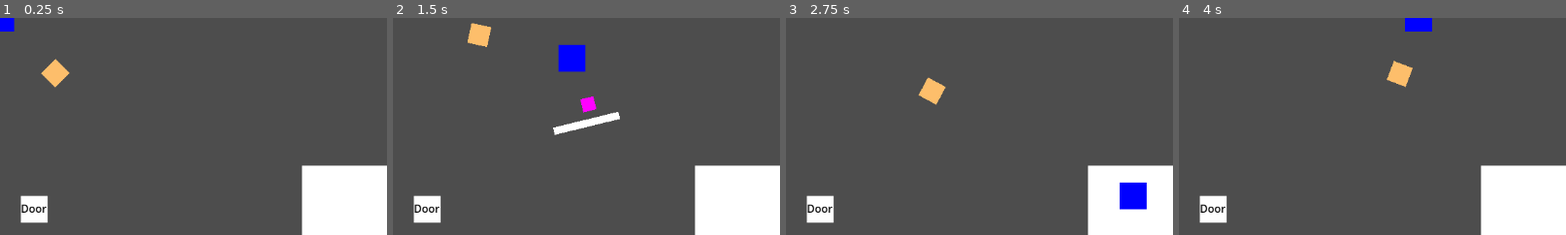
Above: before the commit, frames 1-4 (left to right).
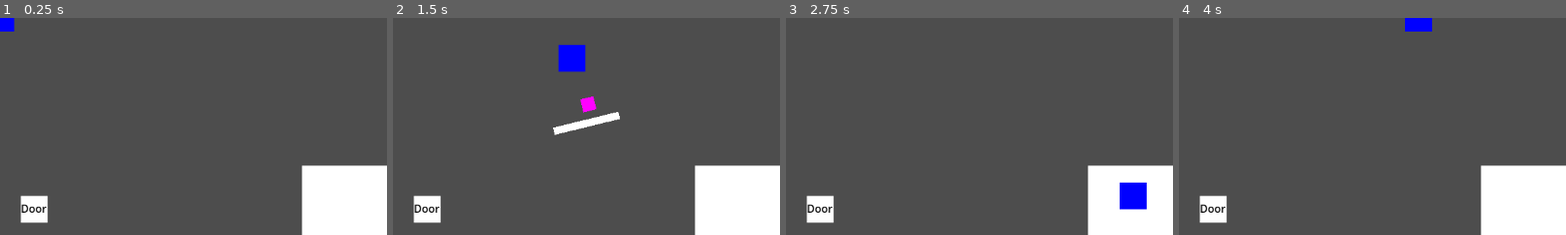
Above: after the commit, the same moments.

Repository: FlashBash21/9Lives
Game: Godot game, scene res://Scenes/Areas/world_manager.tscn
The game is run twice, just before and just after one commit, with the same random seed, the same clock (stepped at 60 frames per second) and the same inputs.
Inputs (mouse positions are % of the whole screen's width and height, from its top left):
- Up to frame 1 (0.25 s): no input
- Up to frame 2 (1.5 s): tap Enter (ui_accept) at 0.5, 0.77 s; move the mouse to (72, 45) at 0.52 s; hold D (move_right) 0.53-1.28 s; tap Space (dash) at 0.6 s; move the mouse to (30, 55) at 1.27 s; hold S (move_down) from 1.28 s (still down); click (30, 55) at 1.35 s
- Up to frame 3 (2.75 s): tap Enter (ui_accept) at 1.52 s; tap Space (dash) at 1.55, 2.1 s; move the mouse to (60, 28) at 2.02 s; release S (move_down) at 2.03 s; hold D (move_right) from 2.03 s (still down)
- Up to frame 4 (4 s): move the mouse to (45, 70) at 2.77 s; release D (move_right) at 2.78 s; hold W (move_up) 2.78-3.53 s; tap Space (dash) at 2.85, 3.8 s; tap Enter (ui_accept) at 3.02, 3.77 s; move the mouse to (80, 65) at 3.52 s; press the mouse at (80, 65) at 3.53 s; hold A (move_left) from 3.53 s (still down)
The pictures show only the part of the screen within x 0-50%, y 0-50%; the shares and areas given below are measured in that part.

The runs differ from the first frame. In frame 1, 0.5% of the frame differs, in the area x 10-19%, y 18-33%; in frame 2, 0.5%; in frame 3, 0.5%; in frame 4, 0.5%.

Commit message:
Code Comments

Diff:
--- a/Scripts/Areas/area_0.gd
+++ b/Scripts/Areas/area_0.gd
@@ -2,9 +2,5 @@
 
 
 func _ready() -> void:
-	var enemy = load("res://Scenes/Entites/test_enemy.tscn")
-	var enemy_ref = enemy.instantiate()
-	add_child(enemy_ref)
-	enemy_ref.position = Vector2(100, 100)
 	super()
 	print("Hi!")
--- a/Scripts/Entities/entity.gd
+++ b/Scripts/Entities/entity.gd
@@ -25,6 +25,11 @@
 	pass
 func apply_damage(ammount: int) -> void:
 	pass
+
+#IMPORTANT
+#for abilities to load properly, their parent entities should be instantiated via code
+#adding parent entities to the scene via the editor may cause unintended errors
+#IMPORTANT
 func load_ability(name:String) -> Ability:
 	var ability = load("res://Scenes/Abilities/%s_ability.tscn" % name)
 	var abilityNode = ability.instantiate() as Ability
@@ -33,6 +38,4 @@
 					Check your scene exists with the proper name" % name)
 		return null
 	add_child(abilityNode)
-	print("Local: " + str(abilityNode.position))
-	print("Global: " + str(abilityNode.global_position))
 	return abilityNode
--- a/Scripts/Entities/test_enemy.gd
+++ b/Scripts/Entities/test_enemy.gd
@@ -2,10 +2,11 @@
 class_name Enemy
 
 
-@onready var punch_ability := load_ability("punch")
-@onready var vision_ability := load_ability("vision")
+var punch_ability : Ability
+var vision_ability := load_ability("vision")
 # Called when the node enters the scene tree for the first time.
 func _ready():
+	punch_ability = load_ability("punch")
 	self.hp = 15
 	add_to_group("Enemy")
 	punch_ability.execute({"entity" = self,
@@ -17,6 +18,7 @@
 						"effectors" = ["Player"],
 						"range" = self.scale * 100,
 						"speed" = 100}))
+	#punch_ability.global_position = self.global_position
 
 # Called every frame. 'delta' is the elapsed time since the previous frame.
 func _physics_process(delta: float) -> void:
